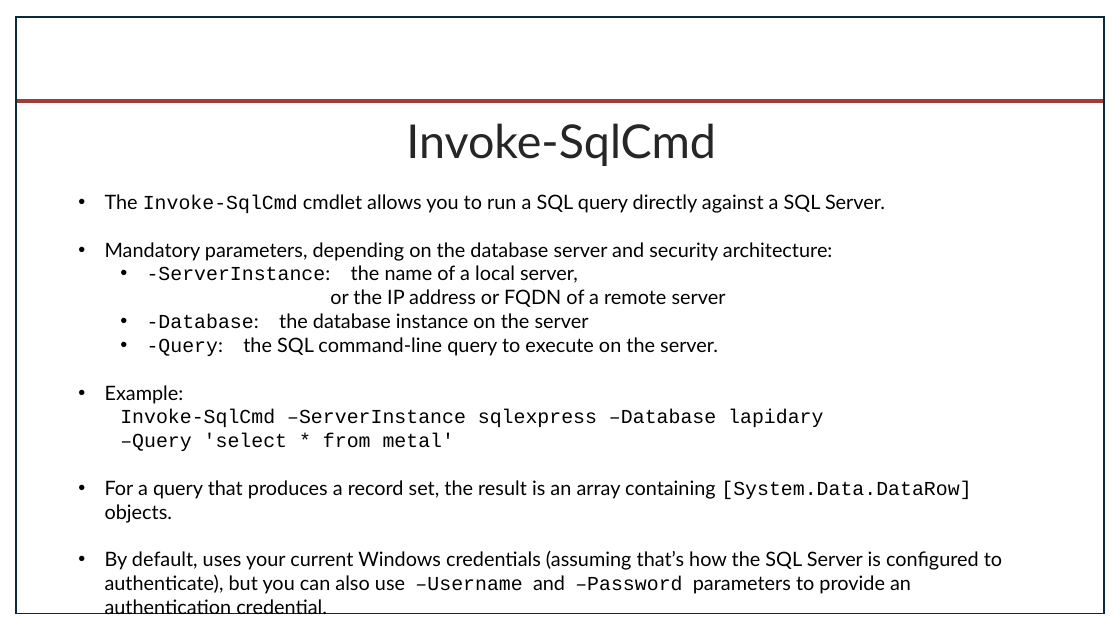
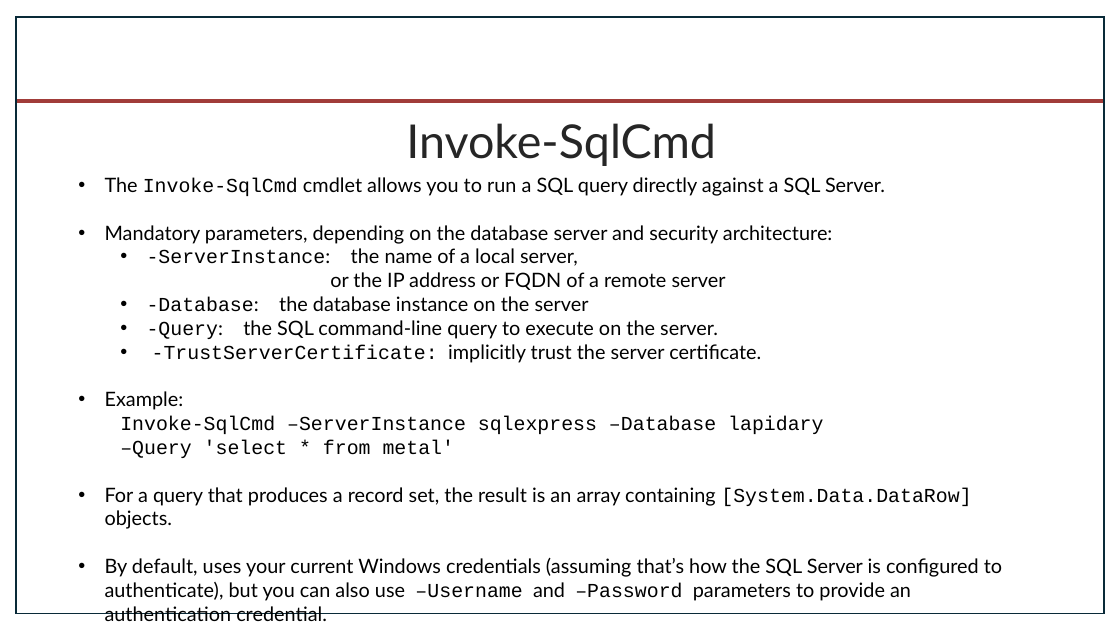
Before and after one commit to byui-cyber360/content, a slide deck: slide 4 of CYBER360-6.1-SQL-Server.pptx. Drawn at 1120x630 pixels with LibreOffice and Linux fonts; fonts in the diff are those of the drawing; background and template pictures are left out. Boxes give left, top, right and bottom in pixels: in the first picture for what was removed or moved away, otherwise in the second. Text is boxed around its words. In the diff, an @@ line names an element or a change of style, - is before the commit and + after.

```diff
--- a/CYBER360-6.1-SQL-Server.pptx
+++ b/CYBER360-6.1-SQL-Server.pptx
@@ text "The Invoke-SqlCmd cmdlet allows you ...": place and size @@
-text "The Invoke-SqlCmd cmdlet allows you ..." at bbox=[105, 194, 1002, 614]
+text "The Invoke-SqlCmd cmdlet allows you ..." at bbox=[105, 177, 1002, 621]
@@ text at bbox=[152, 344, 761, 363]: paragraph added @@
+  • -TrustServerCertificate: implicitly trust the server certificate.
```
Also in this commit, not shown: 1 other file.
